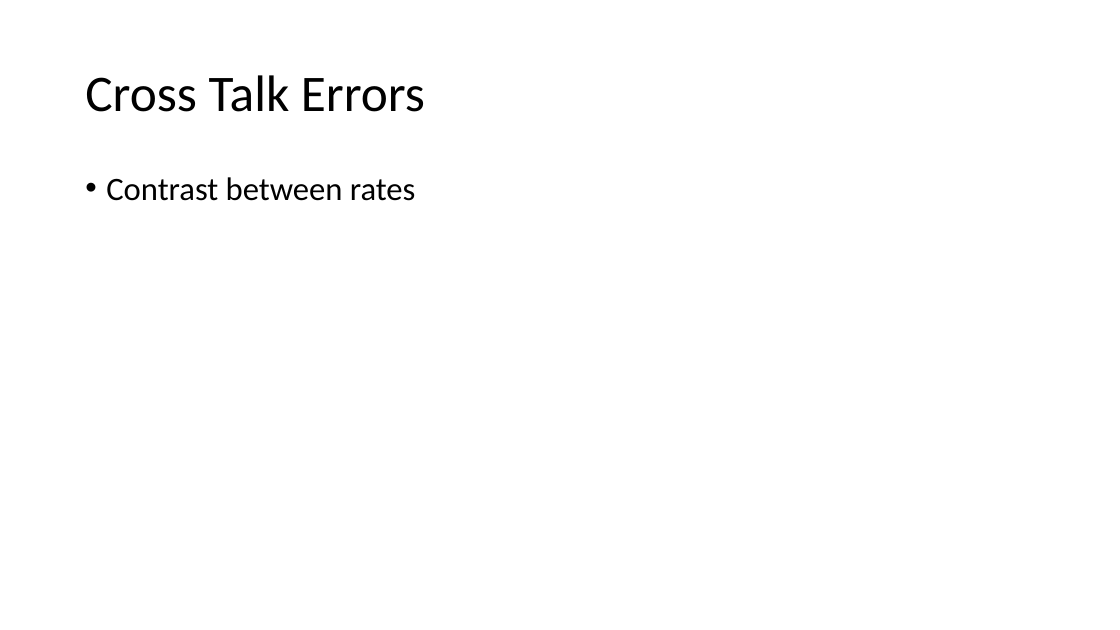
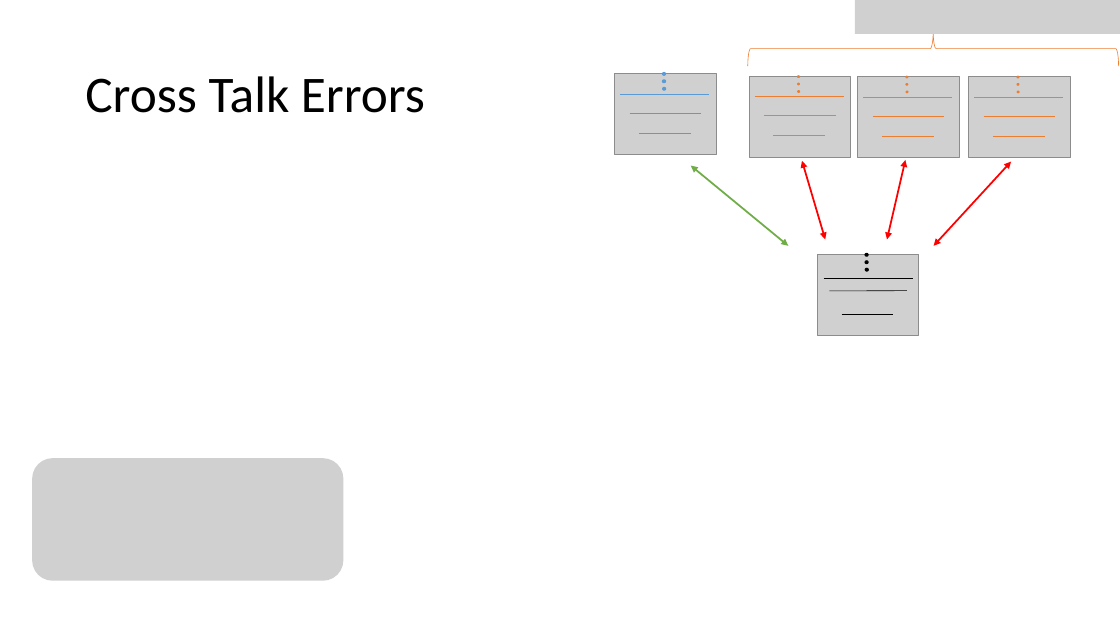
Before and after one commit to EeshGupta/Multimode-Conditional-Displacements, a slide deck: slide 3 of presentations/mcs_sqms.pptx (slide 5 before the commit). Drawn at 1120x630 pixels with LibreOffice and Linux fonts; fonts in the diff are those of the drawing; grey boxes stand for pictures. Boxes give left, top, right and bottom in pixels: in the first picture for what was removed or moved away, otherwise in the second. Text is boxed around its words. In the diff, an @@ line names an element or a change of style, - is before the commit and + after.

```diff
--- a/presentations/mcs_sqms.pptx
+++ b/presentations/mcs_sqms.pptx
@@ picture added at [855,0,1120,34] @@
@@ left brace added at [748,31,1119,66], outline #ED7D31 0.5 pt @@
@@ group added at [615,72,717,154]: 3 lines, 3 ellipses, 1 picture @@
@@ group added at [749,76,851,157]: 3 lines, 3 ellipses, 1 picture @@
@@ group added at [858,76,960,157]: 3 lines, 3 ellipses, 1 picture @@
@@ group added at [969,76,1070,157]: 3 lines, 3 ellipses, 1 picture @@
@@ text removed at [106,177,416,201] @@
-• Contrast between rates
@@ double arrow added from (691, 166) to (788, 246), #70AD47 1.5 pt @@
@@ double arrow added from (802, 160) to (825, 239), #FF0000 1.5 pt @@
@@ double arrow added from (906, 160) to (887, 239), #FF0000 1.5 pt @@
@@ double arrow added from (1012, 161) to (933, 246), #FF0000 1.5 pt @@
@@ group added at [818,254,919,335]: 3 lines, 3 ellipses, 1 picture @@
@@ picture added at [32,458,344,581] @@
```
Also in this commit, not shown: 24 slides added, 1 slide removed.
